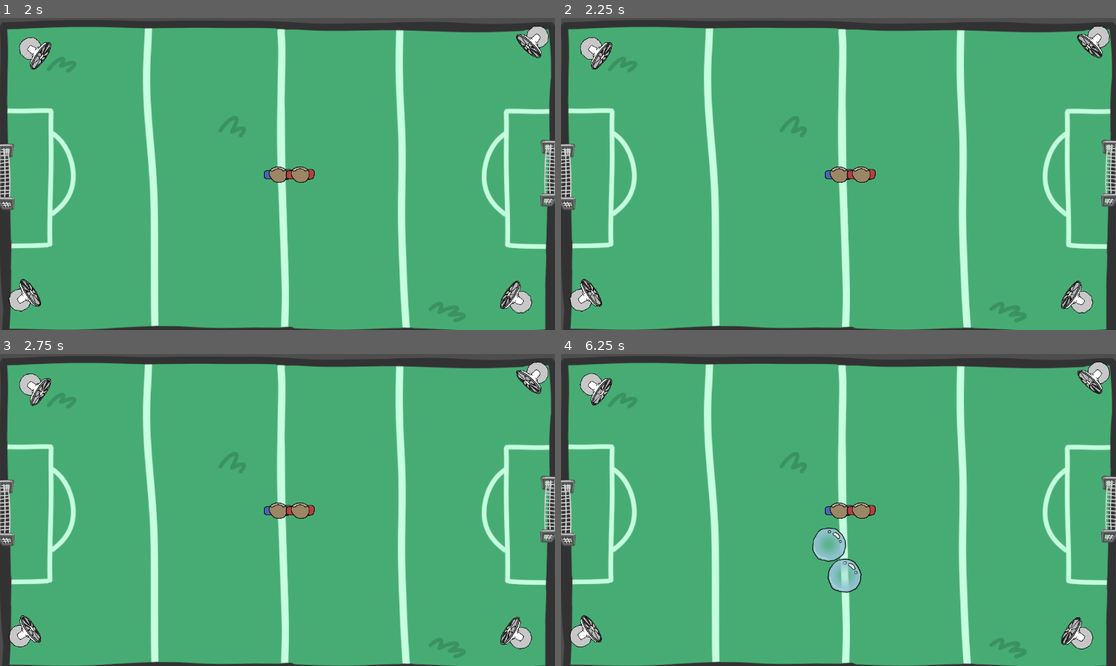
Above: before the commit, frames 1-4 (two rows, left to right).
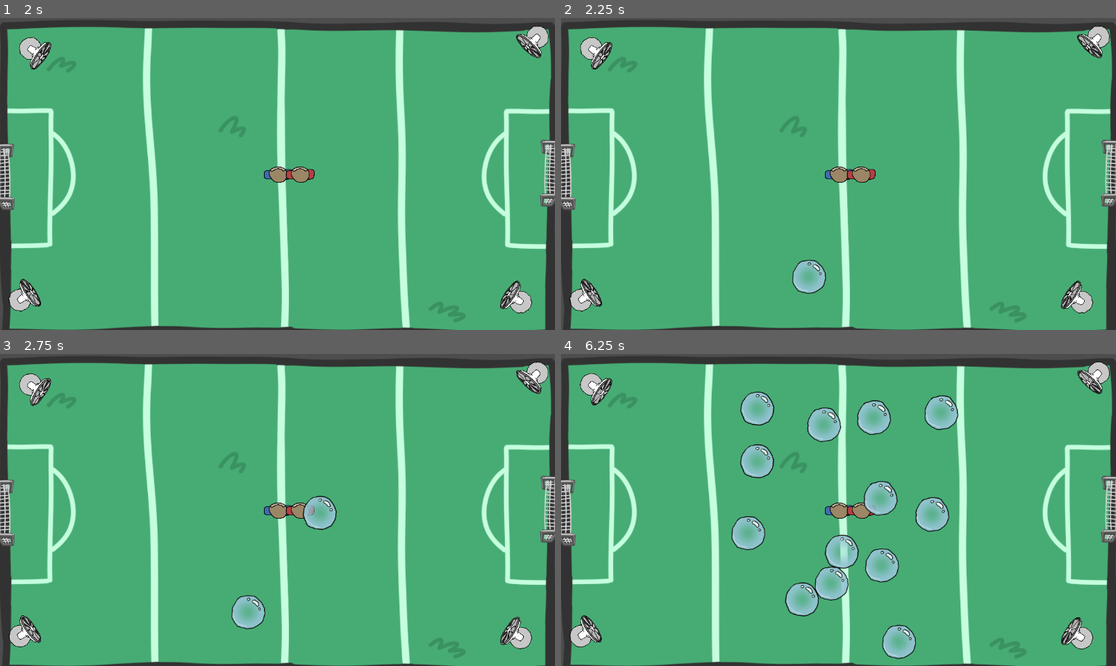
Above: after the commit, the same moments.

Repository: Calandir/ggj-2025
Game: Godot game, scene res://Scenes/menu.tscn
Same seed, same stepped clock (60 frames per second), same inputs: the game is played once before the commit and once after it.
Inputs (mouse positions are in pixels of both pictures, inside the frame that each line leads up to):
- Up to frame 1 (2 s): click (111, 245) at 0.52 s; type "Alex" at 0.6 s; click (444, 242) at 0.75 s; type "Alex" at 0.83 s; click "START" at 1.25 s
- Up to frame 2 (2.25 s): tap R (p0_spawn_bubble, bound only after the commit) at 2.1 s
- Up to frame 3 (2.75 s): tap . (p1_spawn_bubble, bound only after the commit) at 2.3 s
- Up to frame 4 (6.25 s): tap . (p1_spawn_bubble, bound only after the commit) at 2.85, 3.8, 4.35, 5.3, 5.85 s; tap R (p0_spawn_bubble, bound only after the commit) at 3.05, 3.6, 4.55, 5.1, 6.05 s; tap 1 (debug_spawn_bubble) at 5.65 s

Frame 1 is identical in both runs. In frame 2, 0.5% of the frame differs, in the area x 41-48%, y 77-89%; in frame 3, 1.1%; in frame 4, 7.3%, in the area x 30-72%, y 12-98%.

Commit message:
Add manual bubble spawn option

Diff:
--- a/Scenes/bubble_spawner.tscn
+++ b/Scenes/bubble_spawner.tscn
@@ -2,5 +2,21 @@
 
 [ext_resource type="Script" path="res://Scripts/debug_bubble_spawner.gd" id="1_f1pxg"]
 
-[node name="BubbleSpawner" type="Node2D"]
+[node name="BubbleSpawner" type="Node2D" node_paths=PackedStringArray("_p0_spawn_topleft", "_p0_spawn_bottomRight", "_p1_spawn_topleft", "_p1_spawn_bottomRight")]
 script = ExtResource("1_f1pxg")
+_p0_spawn_topleft = NodePath("p0_topleft")
+_p0_spawn_bottomRight = NodePath("p0_bottomright")
+_p1_spawn_topleft = NodePath("p1_topleft")
+_p1_spawn_bottomRight = NodePath("p1_bottomright")
+
+[node name="p0_topleft" type="Node2D" parent="."]
+position = Vector2(-413, -459)
+
+[node name="p0_bottomright" type="Node2D" parent="."]
+position = Vector2(-14, 491)
+
+[node name="p1_topleft" type="Node2D" parent="."]
+position = Vector2(60, -459)
+
+[node name="p1_bottomright" type="Node2D" parent="."]
+position = Vector2(413, 491)
--- a/Scripts/debug_bubble_spawner.gd
+++ b/Scripts/debug_bubble_spawner.gd
@@ -1,14 +1,18 @@
 extends Node
 
-const USE_AUTO_SPAWN: bool = true
+const USE_AUTO_SPAWN: bool = false
+const USE_MANUAL_SPAWN: bool = true
 
 const TIME_BETWEEN_BUBBLES: float = 3.0
 var _time_until_next_bubble: float = 0.0
 
+@export var _p0_spawn_topleft: Node2D
+@export var _p0_spawn_bottomRight: Node2D
+
+@export var _p1_spawn_topleft: Node2D
+@export var _p1_spawn_bottomRight: Node2D
+
 @onready var bubble_scene = preload("res://Scenes/Bubble.tscn")
-
-func _ready():
-	_time_until_next_bubble = TIME_BETWEEN_BUBBLES
 
 # Called every frame. 'delta' is the elapsed time since the previous frame.
 func _process(delta):
@@ -17,6 +21,8 @@
 
 	if USE_AUTO_SPAWN:
 		_process_auto_spawn(delta)
+	if USE_MANUAL_SPAWN:
+		_process_manual_spawn()
 
 func _process_auto_spawn(delta):
 	_time_until_next_bubble -= delta
@@ -26,3 +32,18 @@
 
 	_time_until_next_bubble += TIME_BETWEEN_BUBBLES
 	get_tree().root.add_child(bubble_scene.instantiate())
+
+func _process_manual_spawn():
+	if Input.is_action_just_pressed("p0_spawn_bubble"):
+		_spawn_bubble_on_side(_p0_spawn_topleft, _p0_spawn_bottomRight)
+	if Input.is_action_just_pressed("p1_spawn_bubble"):
+		_spawn_bubble_on_side(_p1_spawn_topleft, _p1_spawn_bottomRight)
+
+func _spawn_bubble_on_side(topleft_corner: Node2D, bottomright_corner: Node2D):
+	var spawn_point = Vector2(randf_range(topleft_corner.position.x, bottomright_corner.position.x), randf_range(topleft_corner.position.y, bottomright_corner.position.y))
+
+	var new_bubble: Node2D = bubble_scene.instantiate()
+	new_bubble.position = spawn_point
+	print(spawn_point)
+
+	get_tree().root.add_child(new_bubble)
--- a/project.godot
+++ b/project.godot
@@ -126,6 +126,18 @@
 "events": [Object(InputEventKey,"resource_local_to_scene":false,"resource_name":"","device":-1,"window_id":0,"alt_press …(191 unchanged characters)…
 ]
 }
+p0_spawn_bubble={
+"deadzone": 0.5,
+"events": [Object(InputEventJoypadButton,"resource_local_to_scene":false,"resource_name":"","device":0,"button_index":3,"pressure":0.0,"pressed":true,"script":null)
+, Object(InputEventKey,"resource_local_to_scene":false,"resource_name":"","device":-1,"window_id":0,"alt_pressed":false,"shift_pressed":false,"ctrl_pressed":false,"meta_pressed":false,"pressed":false,"keycode":0,"physical_keycode":82,"key_label":0,"unicode":114,"location":0,"echo":false,"script":null)
+]
+}
+p1_spawn_bubble={
+"deadzone": 0.5,
+"events": [Object(InputEventJoypadButton,"resource_local_to_scene":false,"resource_name":"","device":1,"button_index":3,"pressure":0.0,"pressed":true,"script":null)
+, Object(InputEventKey,"resource_local_to_scene":false,"resource_name":"","device":-1,"window_id":0,"alt_pressed":false,"shift_pressed":false,"ctrl_pressed":false,"meta_pressed":false,"pressed":false,"keycode":0,"physical_keycode":46,"key_label":0,"unicode":46,"location":0,"echo":false,"script":null)
+]
+}
 
 [rendering]
 
